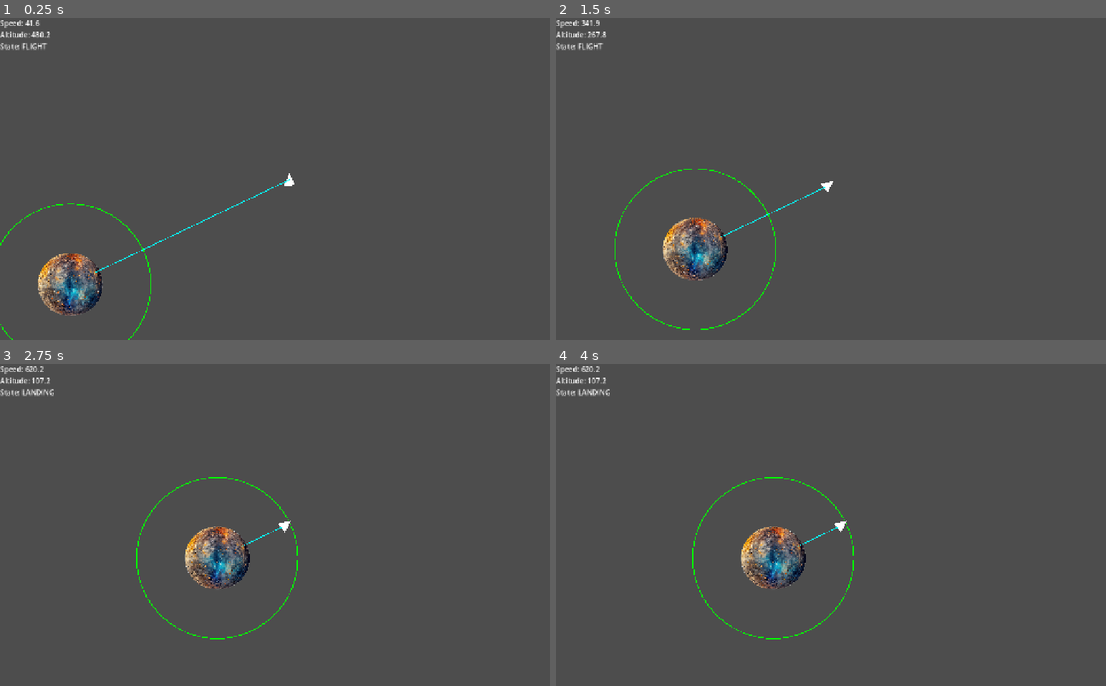
Above: before the commit, frames 1-4 (two rows, left to right).
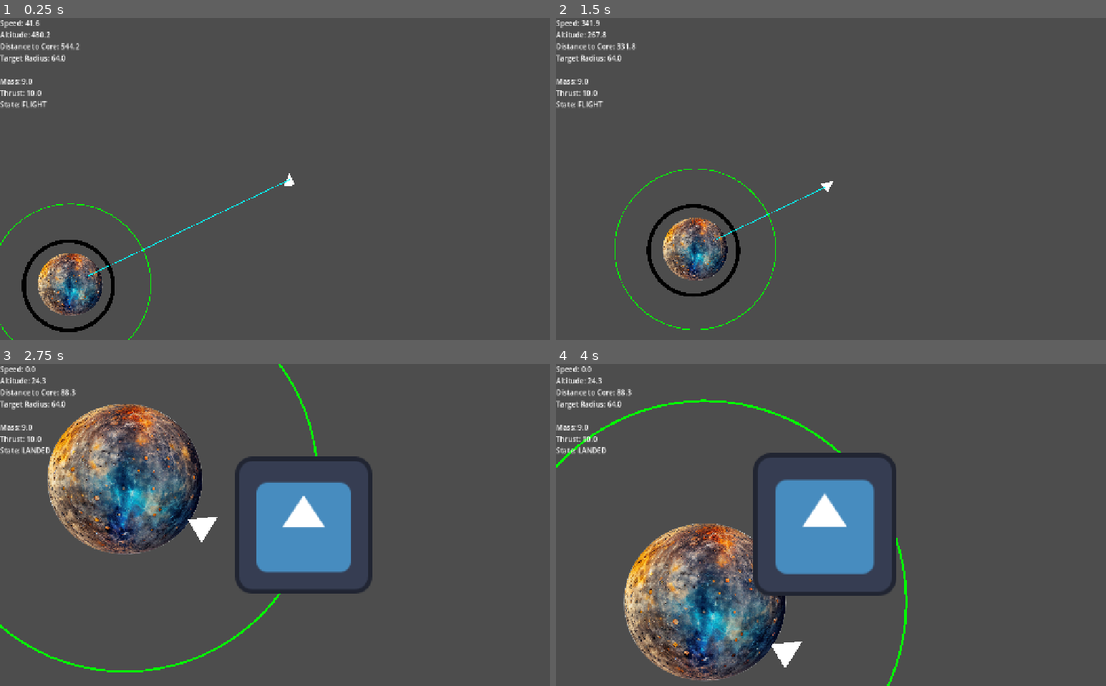
Above: after the commit, the same moments.

Repository: fanzzum/Towards-the-Edge-of-Light
Game: Godot game, scene res://Scenes/Main.tscn
Two runs of this game, one before a commit and one after it. Both use one fixed random seed, a clock stepped at 60 frames per second and the inputs below. The engine's default icon, where the game draws it, is replaced by a stand-in: a white triangle on a blue panel in a dark square.
Inputs:
- Up to frame 1 (0.25 s): no input
- Up to frame 2 (1.5 s): hold D (rotate_right) 0.53-1.28 s; tap E (initiate_landing) at 0.6, 1.35 s; hold S (move_down, bound only after the commit) from 1.28 s (still down)
- Up to frame 3 (2.75 s): release S (move_down, bound only after the commit) at 2.03 s; hold D (rotate_right) from 2.03 s (still down); tap E (initiate_landing) at 2.1 s
- Up to frame 4 (4 s): release D (rotate_right) at 2.78 s; hold W (thrust) 2.78-3.53 s; tap E (initiate_landing) at 2.85, 3.6 s; hold A (rotate_left) from 3.53 s (still down)

The runs differ from the first frame. In frame 1, 1.2% of the frame differs, in the area x 0-21%, y 7-98%; in frame 2, 1.2%; in frame 3, 18%; in frame 4, 18%, in the area x 0-64%, y 0-100%.

Commit message:
day 2

Diff:
--- /dev/null
+++ b/Resources/BasicArmor.tres
@@ -0,0 +1,10 @@
+[gd_resource type="Resource" script_class="ShipPart" load_steps=2 format=3 uid="uid://bm45o3ylncnqx"]
+
+[ext_resource type="Script" uid="uid://jpox0wadtk7m" path="res://Scripts/Data/ShipPart.gd" id="1_moesc"]
+
+[resource]
+script = ExtResource("1_moesc")
+part_name = "Basic Armor"
+part_type = 3
+mass = 3.0
+stability = 4.0
--- /dev/null
+++ b/Resources/BasicFin.tres
@@ -0,0 +1,10 @@
+[gd_resource type="Resource" script_class="ShipPart" load_steps=2 format=3 uid="uid://bsor8c3u1evdj"]
+
+[ext_resource type="Script" uid="uid://jpox0wadtk7m" path="res://Scripts/Data/ShipPart.gd" id="1_s60en"]
+
+[resource]
+script = ExtResource("1_s60en")
+part_name = "Basic Fin"
+part_type = 2
+mass = 1.0
+stability = 1.0
--- /dev/null
+++ b/Resources/BasicLandingGear.tres
@@ -0,0 +1,6 @@
+[gd_resource type="Resource" script_class="ShipPart" load_steps=2 format=3 uid="uid://30ohv4ua1w8d"]
+
+[ext_resource type="Script" uid="uid://jpox0wadtk7m" path="res://Scripts/Data/ShipPart.gd" id="1_0ntqw"]
+
+[resource]
+script = ExtResource("1_0ntqw")
--- /dev/null
+++ b/Resources/BasicSensor.tres
@@ -0,0 +1,10 @@
+[gd_resource type="Resource" script_class="ShipPart" load_steps=2 format=3 uid="uid://4kkvddwy2g2p"]
+
+[ext_resource type="Script" uid="uid://jpox0wadtk7m" path="res://Scripts/Data/ShipPart.gd" id="1_568ak"]
+
+[resource]
+script = ExtResource("1_568ak")
+part_name = "Basic Sensor"
+part_type = 1
+mass = 1.0
+sensor_quality = 1.0
--- /dev/null
+++ b/Resources/BasicThruster.tres
@@ -0,0 +1,9 @@
+[gd_resource type="Resource" script_class="ShipPart" load_steps=2 format=3 uid="uid://byslwhh46g5c2"]
+
+[ext_resource type="Script" uid="uid://jpox0wadtk7m" path="res://Scripts/Data/ShipPart.gd" id="1_ps2qe"]
+
+[resource]
+script = ExtResource("1_ps2qe")
+part_name = "Basic Thruster"
+mass = 3.0
+thrust = 10.0
--- /dev/null
+++ b/Resources/DefaultShip.tres
@@ -0,0 +1,48 @@
+[gd_resource type="Resource" script_class="ShipData" load_steps=14 format=3 uid="uid://4x7xbi2n03hx"]
+
+[ext_resource type="Script" uid="uid://dadxvgn1ynbik" path="res://Scripts/Data/ShipData.gd" id="1_s106s"]
+[ext_resource type="Script" uid="uid://bhon85exanspx" path="res://Scripts/Data/ShipSocket.gd" id="2_0quau"]
+[ext_resource type="Resource" uid="uid://byslwhh46g5c2" path="res://Resources/BasicThruster.tres" id="3_wn1lg"]
+[ext_resource type="Resource" uid="uid://4kkvddwy2g2p" path="res://Resources/BasicSensor.tres" id="4_76c0q"]
+[ext_resource type="Resource" uid="uid://bsor8c3u1evdj" path="res://Resources/BasicFin.tres" id="5_evxw4"]
+[ext_resource type="Resource" uid="uid://bm45o3ylncnqx" path="res://Resources/BasicArmor.tres" id="6_tf574"]
+[ext_resource type="Resource" uid="uid://30ohv4ua1w8d" path="res://Resources/BasicLandingGear.tres" id="7_8hcpy"]
+
+[sub_resource type="Resource" id="Resource_73hu2"]
+script = ExtResource("2_0quau")
+socket_type = 5
+installed_part = ExtResource("3_wn1lg")
+metadata/_custom_type_script = "uid://bhon85exanspx"
+
+[sub_resource type="Resource" id="Resource_76c0q"]
+script = ExtResource("2_0quau")
+installed_part = ExtResource("4_76c0q")
+metadata/_custom_type_script = "uid://bhon85exanspx"
+
+[sub_resource type="Resource" id="Resource_evxw4"]
+script = ExtResource("2_0quau")
+socket_type = 1
+installed_part = ExtResource("5_evxw4")
+metadata/_custom_type_script = "uid://bhon85exanspx"
+
+[sub_resource type="Resource" id="Resource_tf574"]
+script = ExtResource("2_0quau")
+socket_type = 2
+installed_part = ExtResource("5_evxw4")
+metadata/_custom_type_script = "uid://bhon85exanspx"
+
+[sub_resource type="Resource" id="Resource_8hcpy"]
+script = ExtResource("2_0quau")
+socket_type = 3
+installed_part = ExtResource("6_tf574")
+metadata/_custom_type_script = "uid://bhon85exanspx"
+
+[sub_resource type="Resource" id="Resource_nrrgv"]
+script = ExtResource("2_0quau")
+socket_type = 4
+installed_part = ExtResource("7_8hcpy")
+metadata/_custom_type_script = "uid://bhon85exanspx"
+
+[resource]
+script = ExtResource("1_s106s")
+sockets = Array[ExtResource("2_0quau")]([SubResource("Resource_73hu2"), SubResource("Resource_76c0q"), SubResource("Resource_evxw4"), SubResource("Resource_tf574"), SubResource("Resource_8hcpy"), SubResource("Resource_nrrgv")])
--- /dev/null
+++ b/Scenes/Character/Explorer.tscn
@@ -0,0 +1,10 @@
+[gd_scene load_steps=3 format=3 uid="uid://bdoilwm3aluyj"]
+
+[ext_resource type="Script" uid="uid://dt04xfqd85oqb" path="res://Scripts/Character/Explorer.gd" id="1_mrdoe"]
+[ext_resource type="Texture2D" uid="uid://r6n8tarihn5f" path="res://icon.svg" id="2_tqd0t"]
+
+[node name="Explorer" type="CharacterBody2D"]
+script = ExtResource("1_mrdoe")
+
+[node name="Sprite2D" type="Sprite2D" parent="."]
+texture = ExtResource("2_tqd0t")
--- a/Scenes/Flight/Planet.tscn
+++ b/Scenes/Flight/Planet.tscn
@@ -1,8 +1,9 @@
-[gd_scene load_steps=5 format=3 uid="uid://galiymsptp1r"]
+[gd_scene load_steps=6 format=3 uid="uid://galiymsptp1r"]
 
 [ext_resource type="Script" uid="uid://datugwac7eqeo" path="res://Scripts/Planet.gd" id="1_0euib"]
 [ext_resource type="Texture2D" uid="uid://wlq2q1mbxhhb" path="res://Resources/Sprite/mercury.png" id="2_ysqwj"]
 [ext_resource type="Script" uid="uid://bt5vrwbvfby73" path="res://Scripts/LandingRadius.gd" id="3_ysqwj"]
+[ext_resource type="Texture2D" uid="uid://6jtfg66u3u8n" path="res://Resources/Sprite/circle.png" id="4_l7g4c"]
 
 [sub_resource type="CircleShape2D" id="CircleShape2D_l7g4c"]
 radius = 71.11259
@@ -22,3 +23,11 @@
 
 [node name="LandingRadius" type="Node2D" parent="."]
 script = ExtResource("3_ysqwj")
+
+[node name="OrbitVisual" type="Sprite2D" parent="."]
+position = Vector2(-4, 3)
+scale = Vector2(0.1734375, 0.1734375)
+texture = ExtResource("4_l7g4c")
+
+[node name="SurfaceVisual" type="Node2D" parent="."]
+modulate = Color(1, 1, 1, 0)
--- /dev/null
+++ b/Scenes/Hub/Hub.tscn
@@ -0,0 +1,12 @@
+[gd_scene load_steps=4 format=3 uid="uid://c22xlrpseolin"]
+
+[ext_resource type="Script" uid="uid://0g2nuksesa7s" path="res://Scripts/Hub/Hub.gd" id="1_ui5d8"]
+[ext_resource type="PackedScene" uid="uid://galiymsptp1r" path="res://Scenes/Flight/Planet.tscn" id="2_b4vk3"]
+[ext_resource type="PackedScene" uid="uid://d3soghehntgbt" path="res://Scenes/Flight/Ship.tscn" id="3_qgjls"]
+
+[node name="Hub" type="Node2D"]
+script = ExtResource("1_ui5d8")
+
+[node name="HomePlanet" parent="." instance=ExtResource("2_b4vk3")]
+
+[node name="Ship" parent="." instance=ExtResource("3_qgjls")]
--- a/Scenes/Main.tscn
+++ b/Scenes/Main.tscn
@@ -1,11 +1,12 @@
-[gd_scene load_steps=8 format=3 uid="uid://x6e0pm3ougu8"]
+[gd_scene load_steps=9 format=3 uid="uid://x6e0pm3ougu8"]
 
 [ext_resource type="PackedScene" uid="uid://galiymsptp1r" path="res://Scenes/Flight/Planet.tscn" id="1_idj7w"]
 [ext_resource type="PackedScene" uid="uid://d3soghehntgbt" path="res://Scenes/Flight/Ship.tscn" id="2_kln2b"]
 [ext_resource type="Script" uid="uid://dbpukwhq0qh2h" path="res://Scripts/PlanetData.gd" id="2_pbw6q"]
 [ext_resource type="Script" uid="uid://bq51nwbgaqdcb" path="res://Scripts/DebugHUD.gd" id="3_kln2b"]
+[ext_resource type="Resource" uid="uid://4x7xbi2n03hx" path="res://Resources/DefaultShip.tres" id="4_jw32o"]
 [ext_resource type="Script" uid="uid://n26yt6tck66o" path="res://Scripts/CameraController.gd" id="4_rgh2o"]
-[ext_resource type="Script" uid="uid://cbroofln0iv5r" path="res://Scripts/LandingPrompt.gd" id="6_v1gob"]
+[ext_resource type="Script" uid="uid://dlqo6eawivef" path="res://Scripts/UI/LandingPrompt.gd" id="6_jw32o"]
 
 [sub_resource type="Resource" id="Resource_v1gob"]
 script = ExtResource("2_pbw6q")
@@ -18,6 +19,7 @@
 
 [node name="Ship" parent="." instance=ExtResource("2_kln2b")]
 position = Vector2(496, -237)
+ship_data = ExtResource("4_jw32o")
 
 [node name="CanvasLayer" type="CanvasLayer" parent="."]
 
@@ -27,15 +29,13 @@
 script = ExtResource("3_kln2b")
 ship = NodePath("../../Ship")
 
-[node name="Camera2D" type="Camera2D" parent="." node_paths=PackedStringArray("target")]
+[node name="LandingPrompt" type="Label" parent="CanvasLayer"]
+offset_right = 40.0
+offset_bottom = 23.0
+text = " Initiate Landing"
+script = ExtResource("6_jw32o")
+
+[node name="Camera2D" type="Camera2D" parent="." node_paths=PackedStringArray("target") groups=["camera"]]
 position = Vector2(405, -236)
 script = ExtResource("4_rgh2o")
 target = NodePath("../Ship")
-
-[node name="CanvasLayer2" type="CanvasLayer" parent="."]
-
-[node name="LandingPrompt" type="Label" parent="CanvasLayer2" node_paths=PackedStringArray("ship")]
-offset_right = 40.0
-offset_bottom = 23.0
-script = ExtResource("6_v1gob")
-ship = NodePath("../../Ship")
--- a/Scripts/CameraController.gd
+++ b/Scripts/CameraController.gd
@@ -1,11 +1,13 @@
 extends Camera2D
 
 @export var target : Node2D
+@export var follow_speed := 8.0
+@export var default_zoom := Vector2(1.0, 1.0)
+@export var landing_zoom := Vector2(2.5, 2.5)
 
-@export var follow_speed := 8.0
+var target_zoom := default_zoom
 
 func _process(delta):
-
 	if target == null:
 		return
 
@@ -13,3 +15,15 @@
 		target.global_position,
 		follow_speed * delta
 	)
+
+	zoom = zoom.lerp(target_zoom, follow_speed * delta * 0.5)
+
+func set_landing_mode(is_landing: bool):
+	if is_landing:
+		target_zoom = landing_zoom
+	else:
+		target_zoom = default_zoom
+
+
+func set_target(new_target: Node2D):
+	target = new_target
--- /dev/null
+++ b/Scripts/Character/Explorer.gd
@@ -0,0 +1,14 @@
+extends CharacterBody2D
+
+@export var walk_speed := 150.0
+var is_active := false
+
+func _physics_process(_delta):
+	if not is_active:
+		return
+
+	# You will need to map W,A,S,D or Arrows to these input actions in Project Settings
+	var input_dir = Input.get_vector("move_left", "move_right", "move_up", "move_down")
+
+	velocity = input_dir * walk_speed
+	move_and_slide()
--- /dev/null
+++ b/Scripts/Data/LaunchData.gd
@@ -0,0 +1,19 @@
+class_name LaunchData
+extends Resource
+
+var angle: float = 0.0
+
+var power: float = 1.0
+
+var escape_velocity: float = 0.0
+
+var current_velocity: float = 0.0
+
+var will_escape: bool = false
+
+var closest_planet: Planet
+
+
+var altitude: float = 0.0
+
+var predicted_points: Array[Vector2] = []
--- /dev/null
+++ b/Scripts/Data/ShipData.gd
@@ -0,0 +1,4 @@
+class_name ShipData
+extends Resource
+
+@export var sockets : Array[ShipSocket]
--- /dev/null
+++ b/Scripts/Data/ShipPart.gd
@@ -0,0 +1,32 @@
+class_name ShipPart
+extends Resource
+
+enum PartType {
+	THRUSTER,
+	SENSOR,
+	STABILIZER,
+	PLATING,
+	LANDING_GEAR
+}
+
+@export var part_name : String = ""
+
+@export var part_type : PartType
+
+@export_multiline
+var description : String = ""
+
+# Gameplay
+@export var mass : float = 0.0
+
+@export var thrust : float = 0.0
+
+@export var sensor_quality : float = 0.0
+
+@export var stability : float = 0.0
+
+# Art
+
+@export var sprite : Texture2D
+
+@export var icon : Texture2D
--- /dev/null
+++ b/Scripts/Data/ShipSocket.gd
@@ -0,0 +1,18 @@
+class_name ShipSocket
+extends Resource
+
+enum SocketType {
+
+	NOSE,
+	LEFT,
+	RIGHT,
+	TOP,
+	BOTTOM,
+	REAR
+}
+
+@export var socket_type : SocketType
+
+@export var local_position : Vector2
+
+@export var installed_part : ShipPart
--- /dev/null
+++ b/Scripts/Data/ShipStats.gd
@@ -0,0 +1,14 @@
+class_name ShipStats
+extends Resource
+
+var total_mass: float = 0.0
+
+var total_thrust: float = 0.0
+
+var sensor_quality: float = 0.0
+
+var stability: float = 0.0
+
+var center_of_mass := Vector2.ZERO
+
+var moment_of_inertia: float = 0.0
--- a/Scripts/DebugHUD.gd
+++ b/Scripts/DebugHUD.gd
@@ -2,21 +2,22 @@
 
 @export var ship: CharacterBody2D
 
-func _process(delta):
-
+func _process(_delta):
 	if ship == null:
 		return
 
 	text = ""
-
 	text += "Speed: %.1f\n" % ship.velocity_vector.length()
 
 	var planet = GravityManager.get_closest_planet(ship.global_position)
+	if planet:
+		var distance = ship.global_position.distance_to(planet.global_position)
+		var altitude = distance - planet.planet_radius
+		text += "Altitude: %.1f\n" % altitude
+		text += "Distance to Core: %.1f\n" % distance
+		text += "Target Radius: %.1f\n" % planet.planet_radius
 
-	if planet:
-
-		var altitude = ship.global_position.distance_to(planet.global_position) - planet.planet_radius
-
-		text += "Altitude: %.1f\n" % altitude
-
+	text += "\n"
+	text += "Mass: %.1f\n" % ship.ship_stats.total_mass
+	text += "Thrust: %.1f\n" % ship.ship_stats.total_thrust
 	text += "State: %s" % ship.ShipState.keys()[ship.current_state]
--- a/Scripts/GravityManager.gd
+++ b/Scripts/GravityManager.gd
@@ -1,24 +1,23 @@
 extends Node
 
 var planets: Array = []
+var exclusive_gravity_planet = null
 
 func register_planet(planet):
 	if !planets.has(planet):
 		planets.append(planet)
 
-
 func unregister_planet(planet):
 	planets.erase(planet)
 
-
 func calculate_gravity(position: Vector2) -> Vector2:
-
 	var total_force := Vector2.ZERO
 
 	for planet in planets:
+		if exclusive_gravity_planet != null and planet != exclusive_gravity_planet:
+			continue
 
 		var direction = planet.global_position - position
-
 		var distance = direction.length()
 
 		if distance < 10:
@@ -28,38 +27,29 @@
 			continue
 
 		var gravity = planet.gravity_strength / max(distance * distance, 100)
-
 		total_force += direction.normalized() * gravity
 
 	return total_force
 
 func get_closest_planet(position: Vector2):
-
 	var closest = null
 	var closest_distance = INF
 
 	for planet in planets:
-
 		var distance = position.distance_to(planet.global_position)
-
 		if distance < closest_distance:
-
 			closest_distance = distance
 			closest = planet
 
 	return closest
 
 func can_land(position: Vector2):
-
 	var planet = get_closest_planet(position)
-
 	if planet == null:
 		return null
 
 	var distance = position.distance_to(planet.global_position)
-
 	if distance <= planet.landing_radius:
-
 		return planet
 
 	return null
--- /dev/null
+++ b/Scripts/Hub/Hub.gd
@@ -0,0 +1,16 @@
+extends Node2D
+
+@onready var home_planet: Planet = $HomePlanet
+@onready var ship: CharacterBody2D = $Ship
+
+func _ready():
+	# 1. Force the planet to show its surface diorama
+	GravityManager.exclusive_gravity_planet = home_planet
+	home_planet.is_landing_target = true
+
+	# 2. Force the ship into the landed state immediately
+	ship.current_state = ship.ShipState.LANDED
+	ship.spawn_explorer()
+
+	# 3. Snap the camera to the zoomed-in landing mode
+	get_tree().call_group("camera", "set_landing_mode", true)
--- a/Scripts/LandingPrompt.gd
+++ /dev/null
@@ -1,6 +0,0 @@
-extends Label
-
-@export var ship : CharacterBody2D
-
-func _process(delta):
-	visible = GravityManager.can_land(ship.global_position) != null
--- a/Scripts/Planet.gd
+++ b/Scripts/Planet.gd
@@ -1,15 +1,29 @@
+class_name Planet
 extends StaticBody2D
 
 @export var data : PlanetData
 
+@onready var orbit_visual: Sprite2D = $OrbitVisual
+@onready var surface_visual: Node2D = $SurfaceVisual
+
+var is_landing_target := false
+
 func _ready():
 	GravityManager.register_planet(self)
-
+	surface_visual.modulate.a = 0.0
+	orbit_visual.modulate.a = 1.0
 
 func _exit_tree():
 	GravityManager.unregister_planet(self)
 
-# Replace the old functions at the bottom with these clean getters:
+func _process(delta):
+	if is_landing_target:
+		surface_visual.modulate.a = move_toward(surface_visual.modulate.a, 1.0, delta * 2.0)
+		orbit_visual.modulate.a = move_toward(orbit_visual.modulate.a, 0.0, delta * 2.0)
+	else:
+		surface_visual.modulate.a = move_toward(surface_visual.modulate.a, 0.0, delta * 2.0)
+		orbit_visual.modulate.a = move_toward(orbit_visual.modulate.a, 1.0, delta * 2.0)
+
 var gravity_strength: float:
 	get: return data.gravity_strength
 
--- a/Scripts/Ship.gd
+++ b/Scripts/Ship.gd
@@ -1,13 +1,16 @@
 extends CharacterBody2D
 
 # ===== Movement =====
-
-@export var thrust_force := 3000.0
+var launch_data := LaunchData.new()
+var ship_stats := ShipStats.new()
+
+const ExplorerScene = preload("res://Scenes/Character/Explorer.tscn")
+var spawned_explorer: CharacterBody2D = null
+
+
 @export var rotation_speed := 1.25
 
 # ===== Gravity =====
-
-@export var gravity_strength := 50000000.0
 
 # ===== Prediction =====
 
@@ -17,6 +20,7 @@
 # ===== Runtime =====
 
 # ===== OnReady =====
+@export var ship_data : ShipData
 
 
 
@@ -32,32 +36,52 @@
 var velocity_vector: Vector2 = Vector2.ZERO
 
 
+func _ready() -> void:
+		velocity_vector = Vector2.ZERO
+
+
+
+
 func _physics_process(delta):
-	if current_state == ShipState.LANDING:
-		return
+	update_ship_stats()
 
 	if current_state == ShipState.FLIGHT:
 		handle_rotation(delta)
 		handle_thrust(delta)
 		apply_planet_gravity(delta)
+		draw_trajectory()
+
+		if Input.is_action_just_pressed("initiate_landing"):
+			var planet = GravityManager.can_land(global_position)
+			if planet:
+				current_state = ShipState.LANDING
+				GravityManager.exclusive_gravity_planet = planet
+				planet.is_landing_target = true
+				get_tree().call_group("camera", "set_landing_mode", true)
+				trajectory_line.clear_points()
+
+	elif current_state == ShipState.LANDING:
+		var target = GravityManager.exclusive_gravity_planet
+		if target:
+			var direction_to_planet = global_position.direction_to(target.global_position)
+
+			# Smoothly guide down and arrest sideways velocity
+			velocity_vector = velocity_vector.lerp(direction_to_planet * 100.0, delta * 2.0)
+
+			var distance = global_position.distance_to(target.global_position)
+			# Add a larger buffer (e.g., + 25.0 pixels) so it registers right on structural impact
+			var landing_threshold = target.planet_radius + 25.0
+
+			if distance <= landing_threshold:
+				current_state = ShipState.LANDED
+				velocity_vector = Vector2.ZERO
+				spawn_explorer()
 
 	velocity = velocity_vector
 	move_and_slide()
 	velocity_vector = velocity
-	draw_trajectory()
-
-	var landing_planet = GravityManager.can_land(global_position)
-
-	if landing_planet:
-		current_state = ShipState.LANDING
-	else:
-		current_state = ShipState.FLIGHT
-
-
-	if Input.is_action_just_pressed("initiate_landing"):
-		var planet = GravityManager.can_land(global_position)
-		if planet:
-			current_state = ShipState.LANDING
+
+
 
 
 func handle_rotation(delta):
@@ -73,8 +97,12 @@
 
 		var direction = Vector2.UP.rotated(rotation)
 
-		velocity_vector += direction * thrust_force * delta
-
+		velocity_vector += (
+			direction *
+			ship_stats.total_thrust *
+			100.0 *
+			delta
+		)
 
 func apply_planet_gravity(delta):
 
@@ -109,3 +137,92 @@
 
 		if hit:
 			break
+
+
+
+
+func update_ship_stats():
+
+	ship_stats.total_mass = 0.0
+	ship_stats.total_thrust = 0.0
+	ship_stats.sensor_quality = 0.0
+	ship_stats.stability = 0.0
+
+	for socket in ship_data.sockets:
+
+		if socket.installed_part == null:
+			continue
+
+		var part = socket.installed_part
+
+		ship_stats.total_mass += part.mass
+		ship_stats.total_thrust += part.thrust
+		ship_stats.sensor_quality += part.sensor_quality
+		ship_stats.stability += part.stability
+
+	calculate_center_of_mass()
+
+	calculate_moment_of_inertia()
+
+
+func calculate_center_of_mass():
+
+	if ship_stats.total_mass <= 0:
+
+		ship_stats.center_of_mass = Vector2.ZERO
+
+		return
+
+	var weighted_sum := Vector2.ZERO
+
+	for socket in ship_data.sockets:
+
+		if socket.installed_part == null:
+			continue
+
+		weighted_sum += socket.local_position * socket.installed_part.mass
+
+	ship_stats.center_of_mass = weighted_sum / ship_stats.total_mass
+
+
+
+
+func calculate_moment_of_inertia():
+
+	ship_stats.moment_of_inertia = 0.0
+
+	for socket in ship_data.sockets:
+
+		if socket.installed_part == null:
+			continue
+
+		var distance = socket.local_position.distance_to(
+			ship_stats.center_of_mass
+		)
+
+		ship_stats.moment_of_inertia += (
+			socket.installed_part.mass *
+			distance *
+			distance
+		)
+
+
+
+func spawn_explorer():
+	if spawned_explorer != null:
+		return
+
+	spawned_explorer = ExplorerScene.instantiate()
+	get_tree().current_scene.add_child(spawned_explorer)
+	spawned_explorer.global_position = global_position
+	spawned_explorer.is_active = true
+
+	get_tree().call_group("camera", "set_target", spawned_explorer)
+
+
+func restore_ship_visibility():
+	if has_node("Sprite2D"):
+		get_node("Sprite2D").visible = true
+	for child in get_children():
+		if child is Sprite2D:
+			child.visible = true
--- /dev/null
+++ b/Scripts/UI/LandingPrompt.gd
@@ -0,0 +1,18 @@
+extends Label
+
+@onready var ship: CharacterBody2D = $"../../Ship"
+
+func _process(_delta):
+	if ship == null:
+		hide()
+		return
+
+	if ship.current_state != ship.ShipState.FLIGHT:
+		hide()
+		return
+
+	var planet = GravityManager.can_land(ship.global_position)
+	if planet != null:
+		show()
+	else:
+		hide()
--- a/project.godot
+++ b/project.godot
@@ -47,6 +47,26 @@
 "events": [Object(InputEventKey,"resource_local_to_scene":false,"resource_name":"","device":-1,"window_id":0,"alt_press …(192 unchanged characters)…
 ]
 }
+move_up={
+"deadzone": 0.2,
+"events": [Object(InputEventKey,"resource_local_to_scene":false,"resource_name":"","device":-1,"window_id":0,"alt_pressed":false,"shift_pressed":false,"ctrl_pressed":false,"meta_pressed":false,"pressed":false,"keycode":0,"physical_keycode":87,"key_label":0,"unicode":119,"location":0,"echo":false,"script":null)
+]
+}
+move_down={
+"deadzone": 0.2,
+"events": [Object(InputEventKey,"resource_local_to_scene":false,"resource_name":"","device":-1,"window_id":0,"alt_pressed":false,"shift_pressed":false,"ctrl_pressed":false,"meta_pressed":false,"pressed":false,"keycode":0,"physical_keycode":83,"key_label":0,"unicode":115,"location":0,"echo":false,"script":null)
+]
+}
+move_left={
+"deadzone": 0.2,
+"events": [Object(InputEventKey,"resource_local_to_scene":false,"resource_name":"","device":-1,"window_id":0,"alt_pressed":false,"shift_pressed":false,"ctrl_pressed":false,"meta_pressed":false,"pressed":false,"keycode":0,"physical_keycode":65,"key_label":0,"unicode":97,"location":0,"echo":false,"script":null)
+]
+}
+move_right={
+"deadzone": 0.2,
+"events": [Object(InputEventKey,"resource_local_to_scene":false,"resource_name":"","device":-1,"window_id":0,"alt_pressed":false,"shift_pressed":false,"ctrl_pressed":false,"meta_pressed":false,"pressed":false,"keycode":0,"physical_keycode":68,"key_label":0,"unicode":100,"location":0,"echo":false,"script":null)
+]
+}
 
 [physics]
 
Binary file added: Resources/Sprite/circle.png
Not shown, added: Resources/Sprite/circle.png.import
Not shown, added: Scripts/Character/Explorer.gd.uid
Not shown, added: Scripts/Data/LaunchData.gd.uid
Not shown, added: Scripts/Data/ShipData.gd.uid
Not shown, added: Scripts/Data/ShipPart.gd.uid
Not shown, added: Scripts/Data/ShipSocket.gd.uid
Not shown, added: Scripts/Data/ShipStats.gd.uid
Not shown, added: Scripts/Hub/Hub.gd.uid
Not shown, removed: Scripts/LandingPrompt.gd.uid
Not shown, added: Scripts/UI/LandingPrompt.gd.uid
